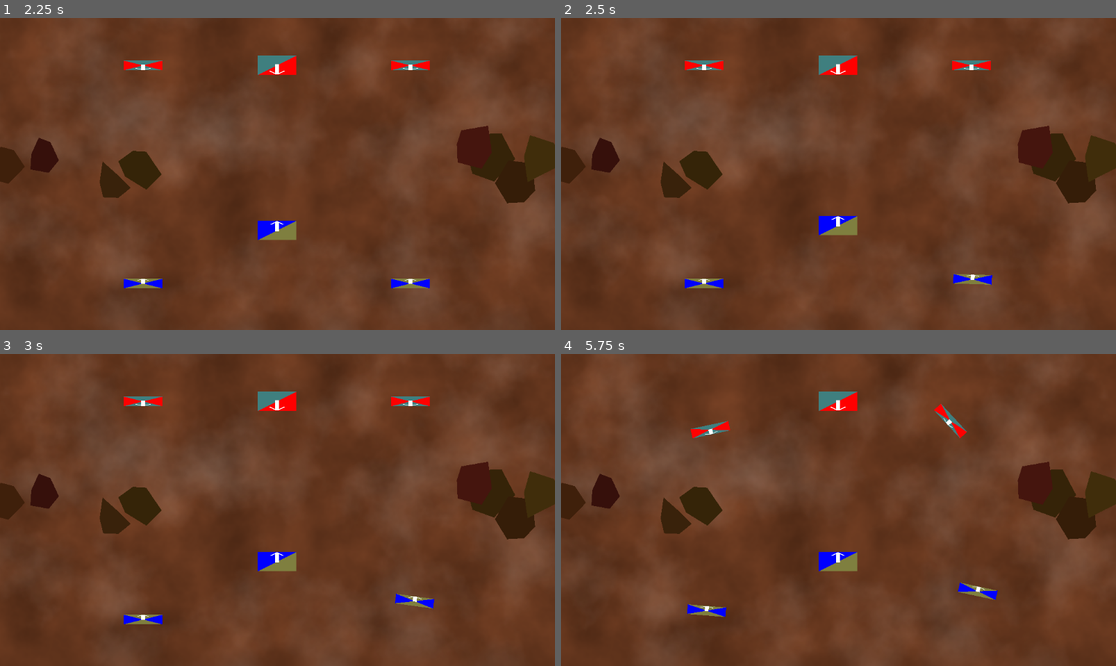
Above: before the commit, frames 1-4 (two rows, left to right).
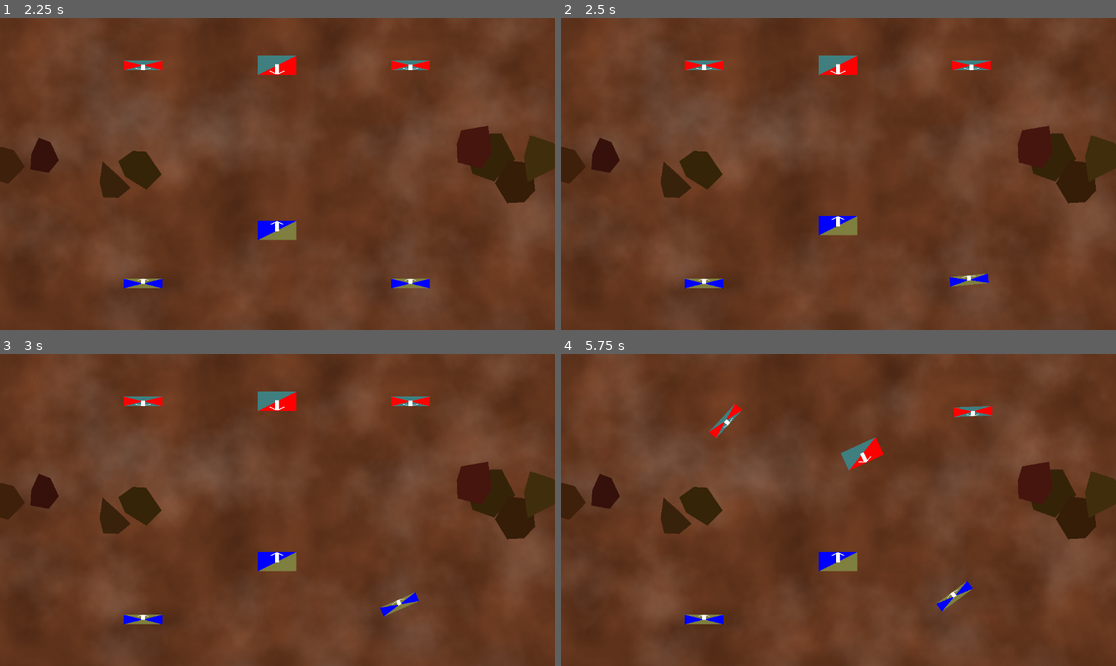
Above: after the commit, the same moments.

Repository: Habidakus/fantasy-battle
Game: Godot game, scene res://Scenes/TopLevelStateMachine.tscn
The game is run twice, just before and just after one commit, with the same random seed, the same clock (stepped at 60 frames per second) and the same inputs.
Inputs (mouse positions are in pixels of both pictures, inside the frame that each line leads up to):
- Up to frame 1 (2.25 s): tap Enter at 0.5 s; move the mouse to (399, 158) at 0.52 s; click (399, 158) at 0.67 s; click "Play" at 1.25 s; move the mouse to (166, 189) at 2.02 s; click (166, 189) at 2.17 s
- Up to frame 2 (2.5 s): no input
- Up to frame 3 (3 s): move the mouse to (333, 441) at 2.77 s; click (333, 441) at 2.92 s
- Up to frame 4 (5.75 s): move the mouse to (810, 572) at 3.52 s; click (810, 572) at 3.67 s; move the mouse to (1005, 556) at 4.27 s; click (1005, 556) at 4.42 s; move the mouse to (672, 463) at 5.02 s; click (672, 463) at 5.17 s

Frame 1 is identical in both runs. In frame 2, 0.2% of the frame differs, in the area x 69-78%, y 81-87%; in frame 3, 0.3%; in frame 4, 2.4%, in the area x 22-79%, y 12-87%.

Commit message:
Try to avoid colliding with rocks

Diff:
--- a/Scripts/BoardState.gd
+++ b/Scripts/BoardState.gd
@@ -101,7 +101,9 @@
 	assert(false)
 	return null
 
-func CheckForCollisions(travelling_squad : Squad, destination : Vector2) -> Vector2:
+enum CollisionType { NOTHING, ENEMY, ALLY, TERRAIN }
+func CheckForCollisions(travelling_squad : Squad, destination : Vector2) -> Array:
+	var collision_type : CollisionType = CollisionType.NOTHING
 	var travel_vector : Vector2 = destination - travelling_squad.position
 	var travel_normal : Vector2 = travel_vector.normalized()
 	var travel_angle : float = travel_vector.angle()
@@ -122,7 +124,7 @@
 					var new_length : float = (hit_point - points[point_index]).length()
 					if new_length < shortened_length:
 						shortened_length = new_length
-	assert(_rocks.size() > 0)
+						collision_type = CollisionType.ALLY if squad.GetArmy().GetController() == travelling_squad.GetArmy().GetController() else CollisionType.ENEMY
 	for rock : Rock in _rocks:
 		var rock_point_count : int = rock._points.size()
 		for rock_point_index : int in range(rock_point_count):
@@ -131,15 +133,15 @@
 			for point_index in range(point_count):
 				var hit_point = Geometry2D.segment_intersects_segment(points[point_index], dest_points[point_index], rp1, rp2)
 				if hit_point != null:
-					print("Collides with rock at %s" % [hit_point])
 					var new_length : float = (hit_point - points[point_index]).length()
 					if new_length < shortened_length:
 						shortened_length = new_length
+						collision_type = CollisionType.TERRAIN
 	if shortened_length > travel_length:
-		return destination
+		return [destination, collision_type]
 	else:
 		#print("%s's shortened length = %s" % [travelling_squad, shortened_length])
-		return travelling_squad.position + travel_normal * shortened_length
+		return [travelling_squad.position + travel_normal * shortened_length, collision_type]
 
 func DelaySquad(id : int, time : float) -> void:
 	var squad : Squad = GetSquadById(id)
--- a/Scripts/GameState.gd
+++ b/Scripts/GameState.gd
@@ -35,7 +35,7 @@
 		ret_val.append(ArmyControllerAction.CreateSidePass(_current_controller))
 		return ret_val
 
-func CheckForCollisions(travelling_squad : Squad, destination : Vector2) -> Vector2:
+func CheckForCollisions(travelling_squad : Squad, destination : Vector2) -> Array:
 	return _board_state.CheckForCollisions(travelling_squad, destination)
 
 func AssignNextSquadToGo() -> void:
--- a/Scripts/Squad.gd
+++ b/Scripts/Squad.gd
@@ -202,21 +202,33 @@
 				ret_val.append(ArmyControllerAction.CreateMelee(self, enemy))
 		assert(not ret_val.is_empty())
 	else:
-		var move_spots : Array[Vector2]
+		var move_spots : Array
 		for enemy : Squad in game_state.GetAllEnemy(self.GetArmy()):
 			if CanCharge(enemy):
 				ret_val.append(ArmyControllerAction.CreateCharge(self, enemy))
 			else:
 				for point : Vector2 in enemy.GetInterestingPointsNearMe(self.GetMoveDistance() * 0.95):
-					var shortened_point : Vector2 = game_state.CheckForCollisions(self, point)
-					move_spots.append(shortened_point)
+					move_spots.append(game_state.CheckForCollisions(self, point))
 		if move_spots.size() < 4:
 			for point in move_spots:
-				ret_val.append(ArmyControllerAction.CreateMoveTowards(self, point))
+				ret_val.append(ArmyControllerAction.CreateMoveTowards(self, point[0]))
 		else:
-			move_spots.sort_custom(func(a, b) : return (a - position).length_squared() < (b - position).length_squared())
+			move_spots.sort_custom(func(a, b) :
+				if a[1] != b[1]:
+					if a[1] == BoardState.CollisionType.TERRAIN:
+						return false
+					if b[1] == BoardState.CollisionType.TERRAIN:
+						return true
+					if b[1] == BoardState.CollisionType.NOTHING:
+						return false
+					if a[1] == BoardState.CollisionType.NOTHING:
+						return true
+				var l1 : float = (a[0] - position).length_squared()
+				var l2 : float = (b[0] - position).length_squared()
+				return l1 < l2
+			)
 			for i in range(3):
-				ret_val.append(ArmyControllerAction.CreateMoveTowards(self, move_spots[i]))
+				ret_val.append(ArmyControllerAction.CreateMoveTowards(self, move_spots[i][0]))
 		ret_val.append(ArmyControllerAction.CreatePass(self))
 	return ret_val
 
Not shown, changed: notes.txt
